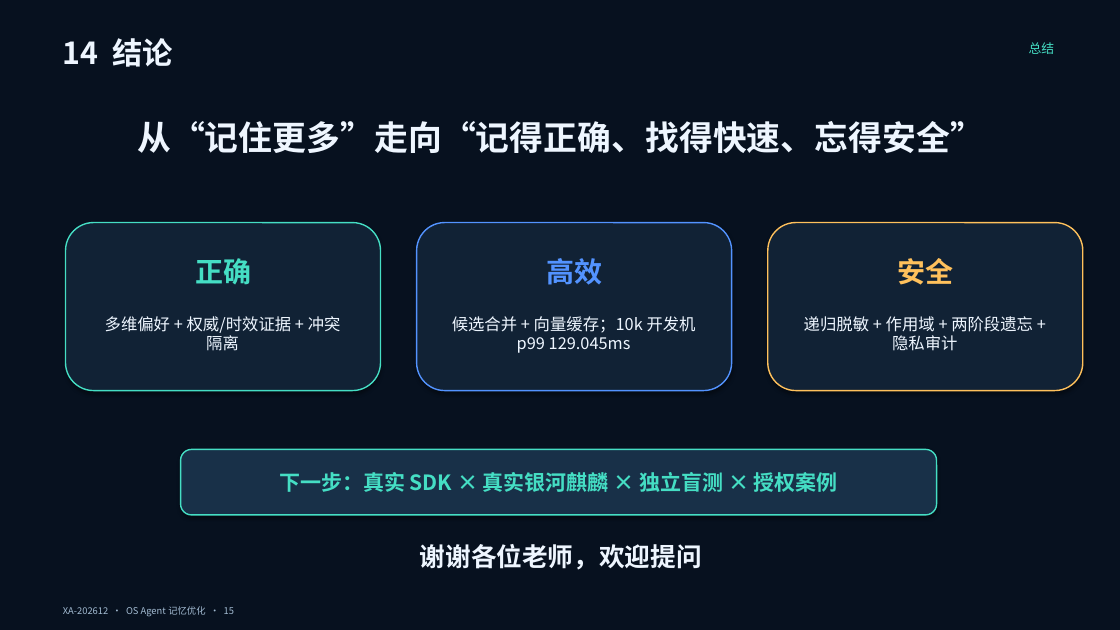
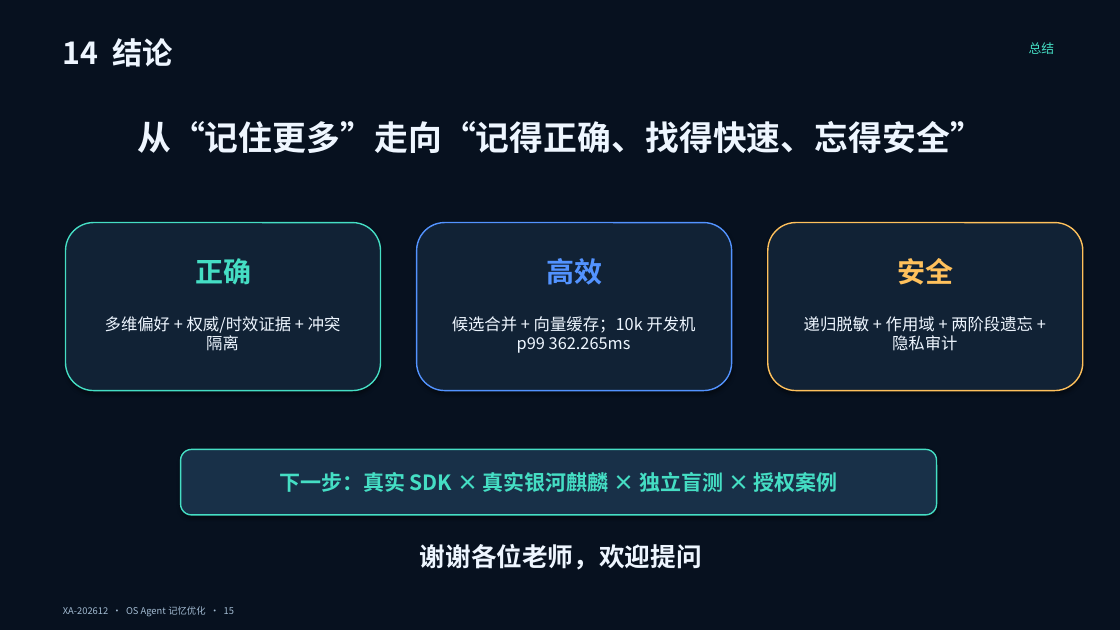
Before and after one commit to chanehwibo/tiaobei, a slide deck: slide 15 of deliverables/ppt/OS_Agent_记忆优化_答辩稿.pptx. Drawn at 1120x630 pixels with LibreOffice and Linux fonts; fonts in the diff are those of the drawing. Boxes give left, top, right and bottom in pixels: in the first picture for what was removed or moved away, otherwise in the second. Text is boxed around its words. In the diff, an @@ line names an element or a change of style, - is before the commit and + after.

```diff
--- a/deliverables/ppt/OS_Agent_记忆优化_答辩稿.pptx
+++ b/deliverables/ppt/OS_Agent_记忆优化_答辩稿.pptx
@@ text at bbox=[452, 316, 696, 353]: text changed @@
-候选合并 + 向量缓存；10k 开发机 p99 129.045ms
+候选合并 + 向量缓存；10k 开发机 p99 362.265ms
```
Also in this commit, not shown: 5 other slides changed, 15 other files.
